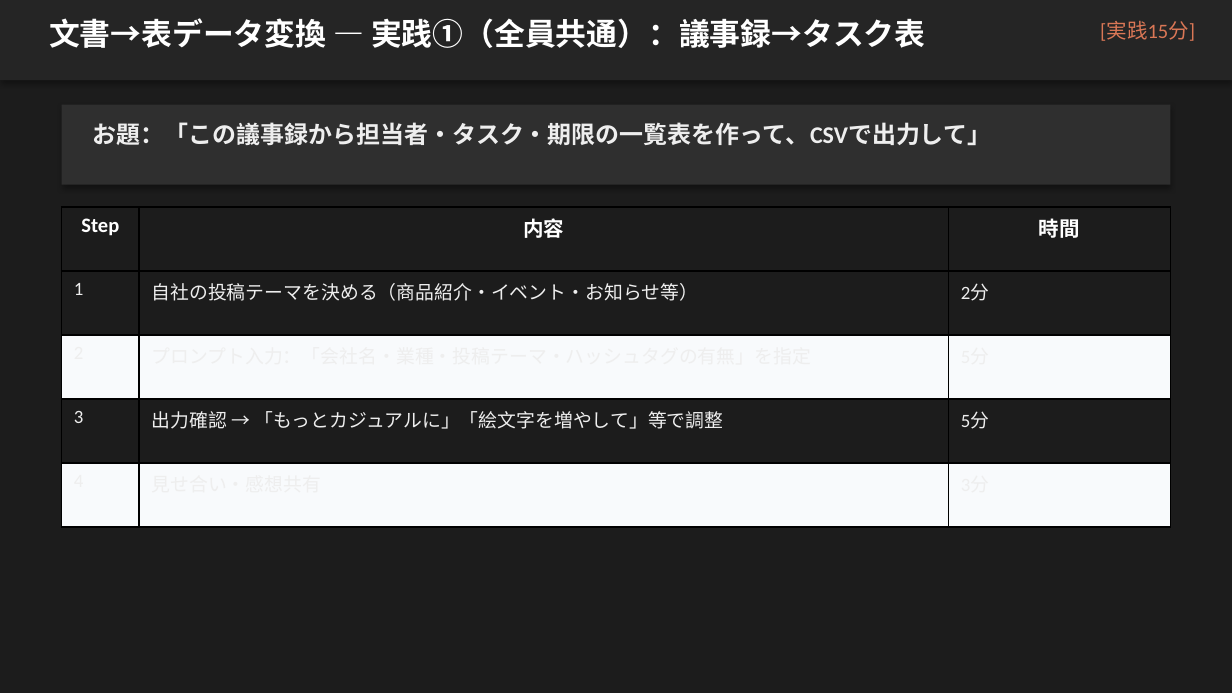
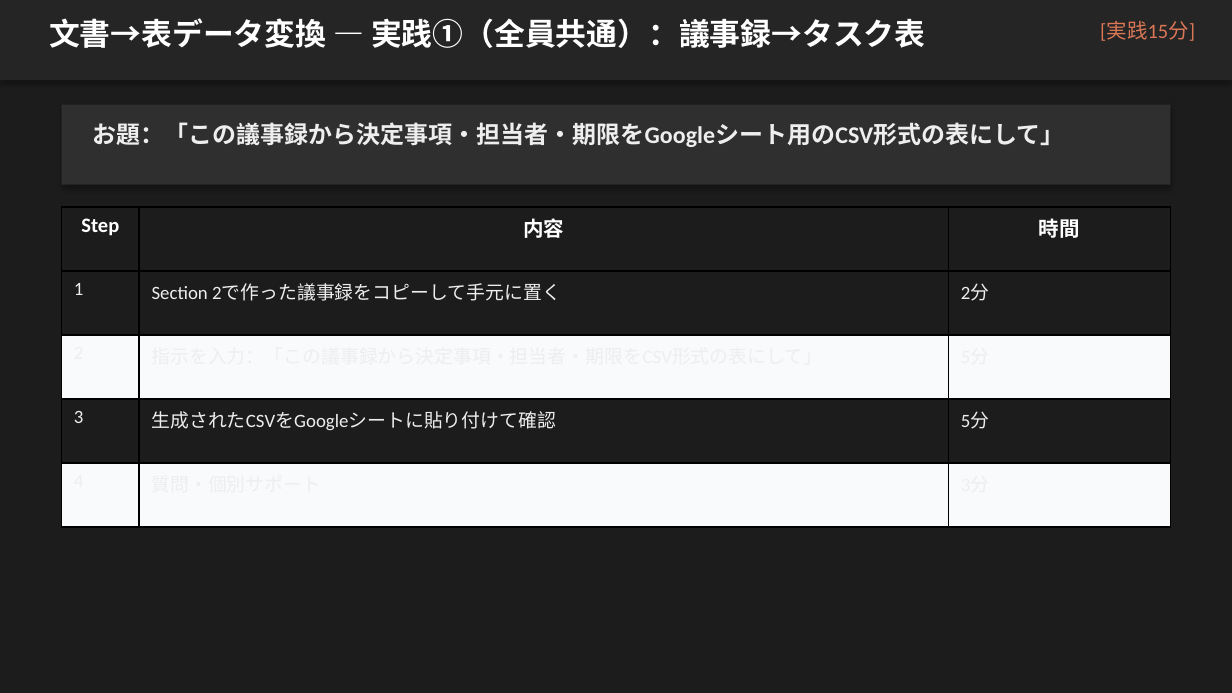
Before and after one commit to zatune-gif/kurashi-no-dodai-log, a slide deck: slide 9 of 00-01_han-ai/training-materials/course02_jissen_bunsho.pptx. Drawn at 1232x693 pixels with LibreOffice and Linux fonts; fonts in the diff are those of the drawing. Boxes give left, top, right and bottom in pixels: in the first picture for what was removed or moved away, otherwise in the second. Text is boxed around its words. In the diff, an @@ line names an element or a change of style, - is before the commit and + after.

```diff
--- a/00-01_han-ai/training-materials/course02_jissen_bunsho.pptx
+++ b/00-01_han-ai/training-materials/course02_jissen_bunsho.pptx
@@ text at (92,122,1065,147): text changed @@
-お題：「この議事録から担当者・タスク・期限の一覧表を作って、CSVで出力して」
+お題：「この議事録から決定事項・担当者・期限をGoogleシート用のCSV形式の表にして」
@@ table at (62,207,1170,527) @@
-row 2, column 2: 自社の投稿テーマを決める（商品紹介・イベント・お知らせ等）
+row 2, column 2: Section 2で作った議事録をコピーして手元に置く
-row 3, column 2: プロンプト入力：「会社名・業種・投稿テーマ・ハッシュタグの有無」を指定
+row 3, column 2: 指示を入力：「この議事録から決定事項・担当者・期限をCSV形式の表にして」
-row 4, column 2: 出力確認 → 「もっとカジュアルに」「絵文字を増やして」等で調整
+row 4, column 2: 生成されたCSVをGoogleシートに貼り付けて確認
-row 5, column 2: 見せ合い・感想共有
+row 5, column 2: 質問・個別サポート
```
Also in this commit, not shown: 6 other slides changed, 7 other files.
